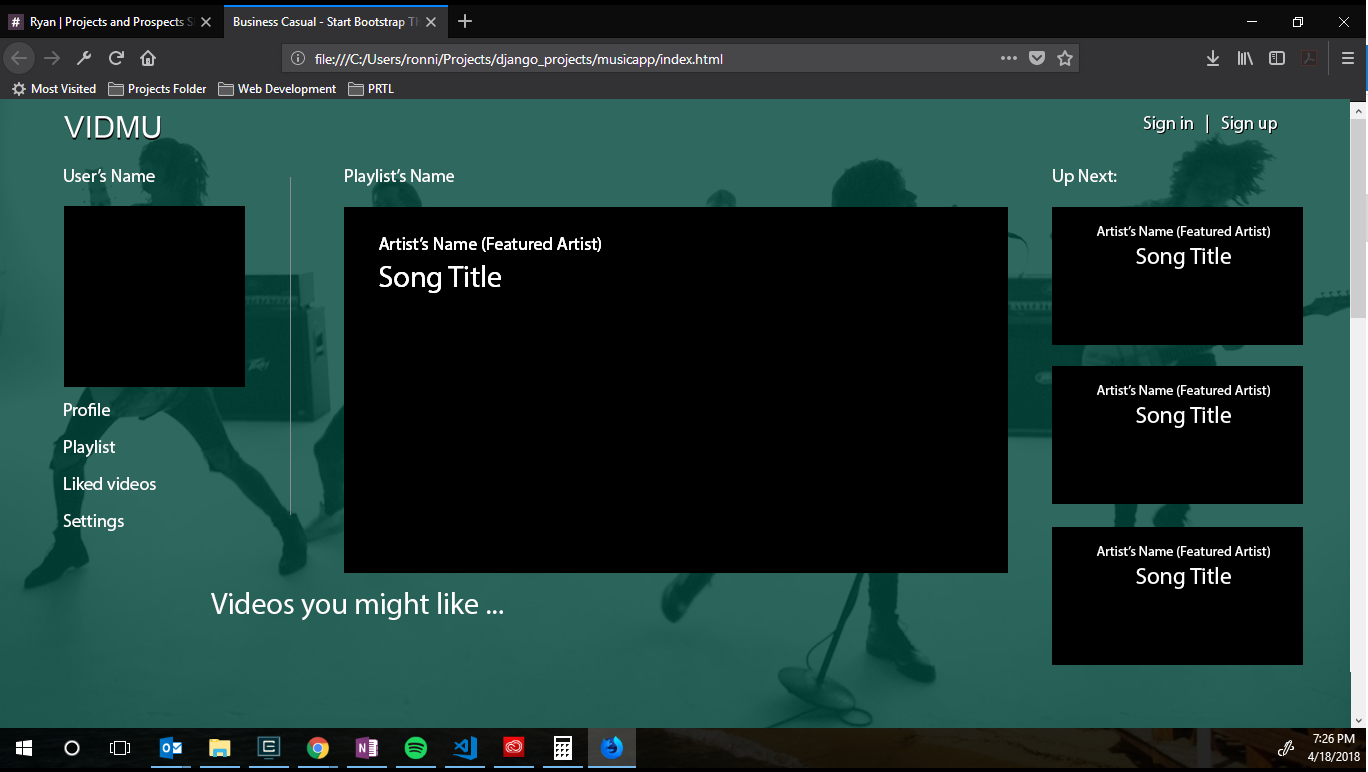
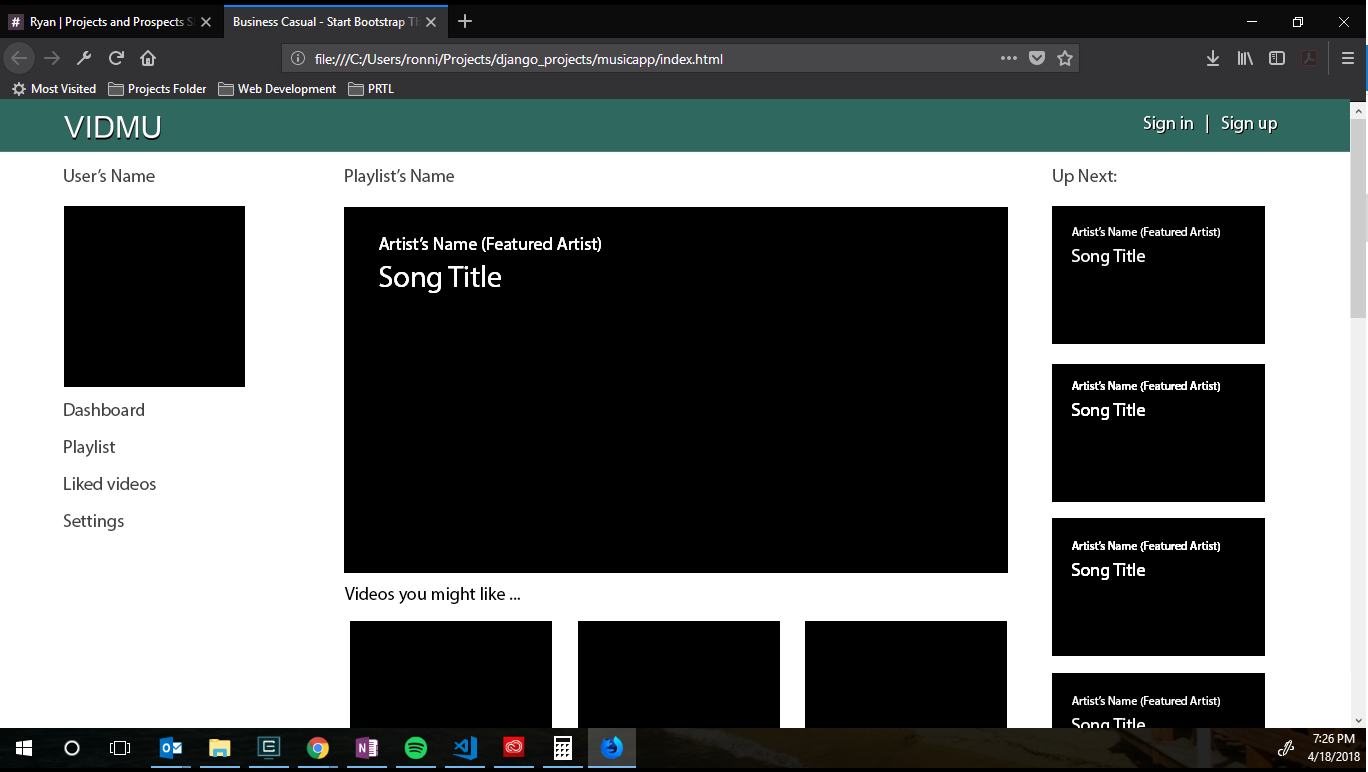
Before/after of a 1368x772 layered artwork. What changed in the layer stack:
moved "Layer 1" above "Videos you might like ..." over box(0, 99, 1351, 728)
painted on "Videos you might like ..." over box(211, 587, 520, 621)
added layer "Artist’s Name (Featured Artist) Song Title copy 6" above "Artist’s Name (Featured Artist) Song Title copy 7" over box(1072, 381, 1220, 420)
renamed "Artist’s Name (Featured Artist) Song Title" to "Artist’s Name (Featured Artist) Song Title copy 7", moved it above "Artist’s Name (Featured Artist) Song Title copy 8", painted on it over box(1072, 226, 1270, 269)
painted on "Rectangle 1 copy 6" over box(1052, 527, 1303, 728)
added layer "Artist’s Name (Featured Artist) Song Title copy 5" above "Artist’s Name (Featured Artist) Song Title copy 4" over box(1072, 541, 1220, 580)
painted on "Artist’s Name (Featured Artist) Song Title copy 2" over box(1072, 385, 1270, 580)
renamed "Artist’s Name (Featured Artist) Song Title copy 3" to "Artist’s Name (Featured Artist) Song Title", moved it above "Artist’s Name (Featured Artist) Song Title copy", painted on it over box(1072, 541, 1270, 589)
moved "Rectangle 1 copy 5" above "Rectangle 1 copy 4", painted on it over box(1052, 366, 1303, 656)
painted on "Rectangle 1 copy 4" over box(1052, 207, 1303, 502)
added layer "Rectangle 1 copy" (1st of 2) above "Rectangle 1 copy 7" over box(1052, 206, 1265, 269)
added layer "Rectangle 1 copy 7" above "Rectangle 1 copy 2" over box(805, 621, 1007, 728)
added layer "Rectangle 1 copy 2" above "Rectangle 1 copy" over box(578, 621, 780, 728)
added layer "Rectangle 1 copy" (2nd of 2) above "Rectangle 1 copy 3" over box(350, 621, 552, 728)
renamed "Profile Playlist Liked videos Settings" to "Dashboard Playlist Liked videos Settings", painted on it over box(63, 403, 156, 531)
renamed "Layer 6" to "Layer 7", showed it, painted on it over box(0, 151, 1351, 728)
hid "Layer 3" over box(0, 99, 1351, 728)
…and 7 more changes (3 added, 3 painted, 1 visibility)
